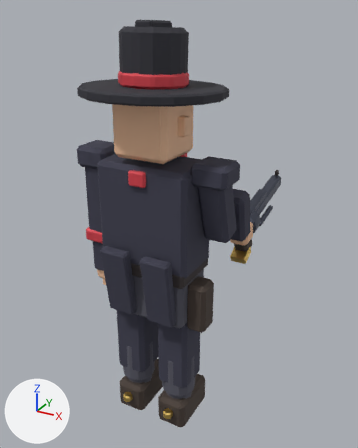
The glTF model public/models/cowboy_outlaw.glb: old version first, new version second.
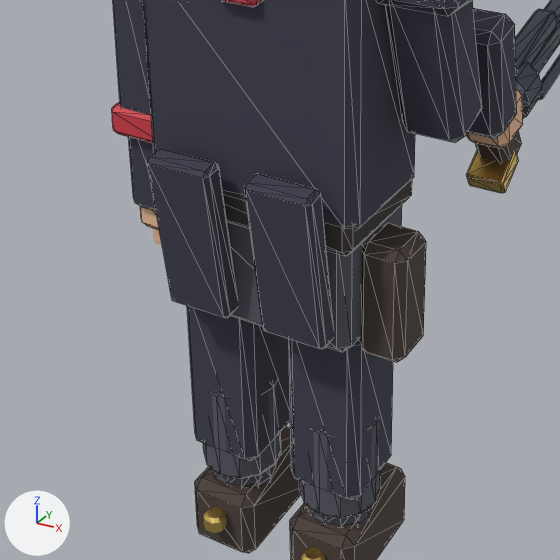
Each version appears first whole from a 50 mm lens placed at (4.553, -2.182, 2.452), pointed at (3.174, 0.325, 1.198), and next in a close-up on the part from 11% to 75% of the width and 41% to 92% of the height. Lighting does not change. The marker at lower left points along +X, +Y and +Z. The older version's two pictures come first. The close-ups show mesh edges as thin lines. Where no turn or scale is listed for an object, it has been applied to the vertices. Vertices at exactly the same position are counted once.

Objects in the first close-up: 'O_Boot_L', 'O_Boot_R', 'O_Chaps_L', 'O_Chaps_R', 'O_CoatTail_L', 'O_CoatTail_R', 'O_Fore_R', 'O_Holster', 'O_Pelvis', 'O_Sleeve_L', 'O_Sleeve_R', 'O_Torso' and 20 more.
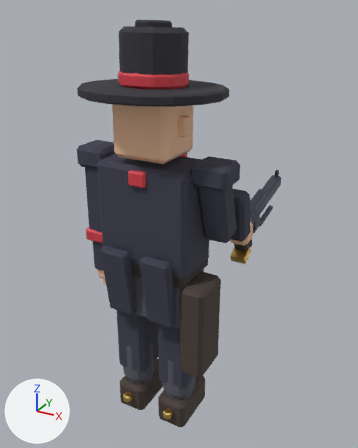
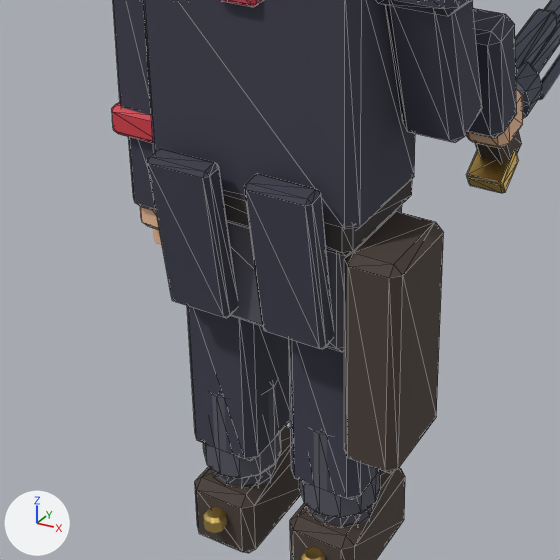
What differs and where, as boxes [x1, y1, x2, y2] in the close-ups (560 x 560 px):
'O_Holster', reshaped (51% wider, 88% taller): before [360, 223, 426, 362]; after [344, 211, 444, 473]

The change, as a diff of the scene's bpy script:
```diff
--- a/public/models/cowboy_outlaw.glb.py
+++ b/public/models/cowboy_outlaw.glb.py
@@ me_m_064 @@
 # used by ob_o_holster; location = (3.5, -0.02, 0.9)
-me_m_064.from_pydata(...)  # 24 vertices, 44 faces; spans x -0.06..0.06, y -0.07..0.07, z -0.15..0.15
+me_m_064.from_pydata(...)  # 24 vertices, 44 faces; spans x -0.053..0.089, y -0.156..0.098, z -0.396..0.169
+# me_m_064 part 1: 24 of 24 vertices moved; they spanned x -0.06..0.06, y -0.07..0.07, z -0.15..0.15 and now span x -0.053..0.089, y -0.156..0.098, z -0.396..0.169; mean shift (0.018, -0.029, -0.114)
 me_m_064.materials.append(mat_out_boot)
```
